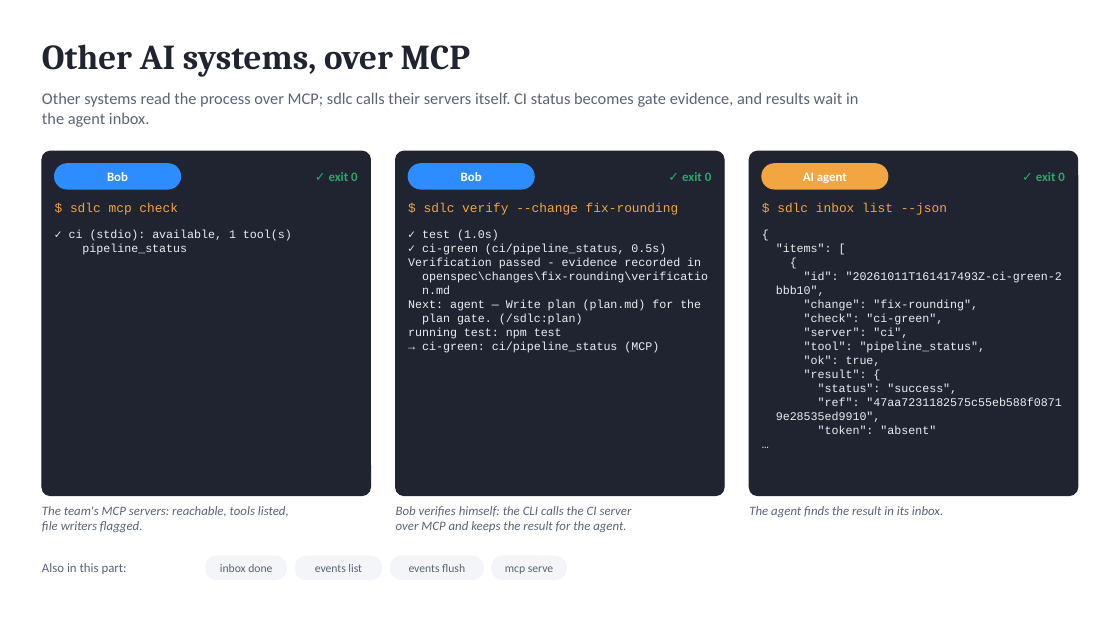
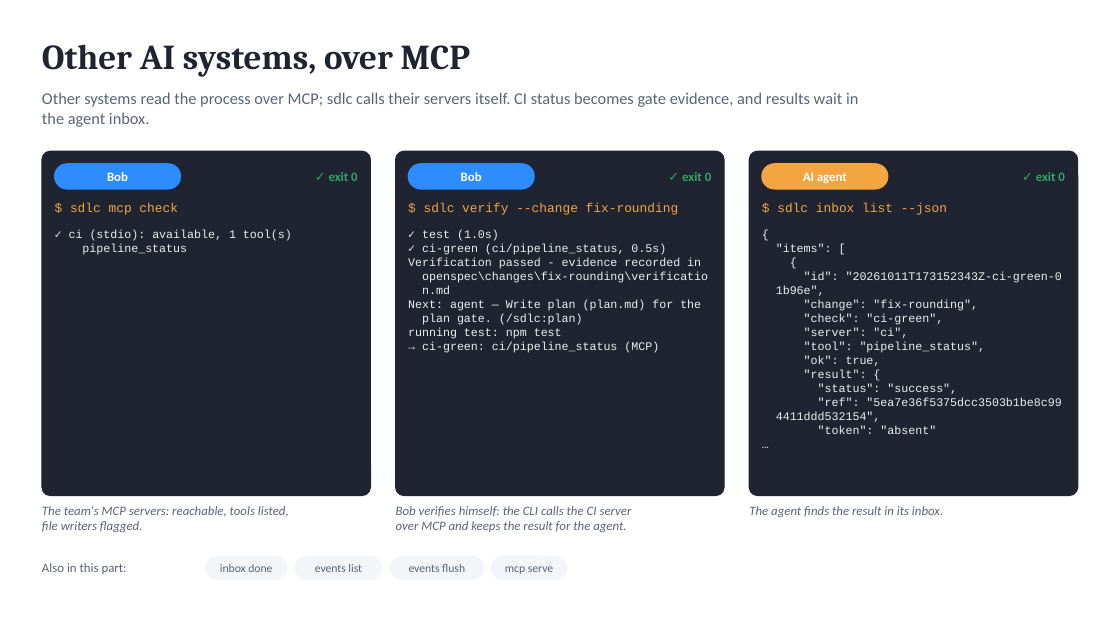
Before and after one commit to marin-ai-tech/sdlc, a slide deck: slide 19 of docs/demo/sdlc-calculator-demo.en.pptx. Drawn at 1120x630 pixels with LibreOffice and Linux fonts; fonts in the diff are those of the drawing. Boxes give left, top, right and bottom in pixels: in the first picture for what was removed or moved away, otherwise in the second. Text is boxed around its words. In the diff, an @@ line names an element or a change of style, - is before the commit and + after.

```diff
--- a/docs/demo/sdlc-calculator-demo.en.pptx
+++ b/docs/demo/sdlc-calculator-demo.en.pptx
@@ text at box(776, 272, 1062, 296): text changed @@
-"id": "20261011T161417493Z-ci-green-2
-bbb10",
+"id": "20261011T173152343Z-ci-green-0
+1b96e",
@@ text at box(776, 398, 1061, 422): text changed @@
-"ref": "47aa7231182575c55eb588f0871
-9e28535ed9910",
+"ref": "5ea7e36f5375dcc3503b1be8c99
+4411ddd532154",
```
Also in this commit, not shown: 4 other slides changed, 44 other files.
